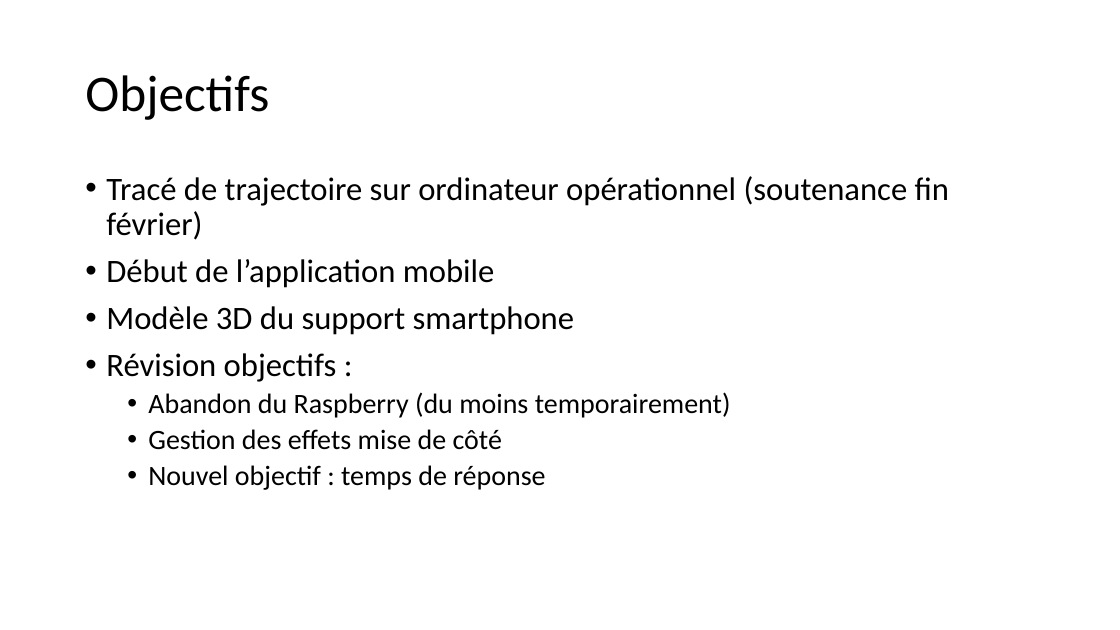
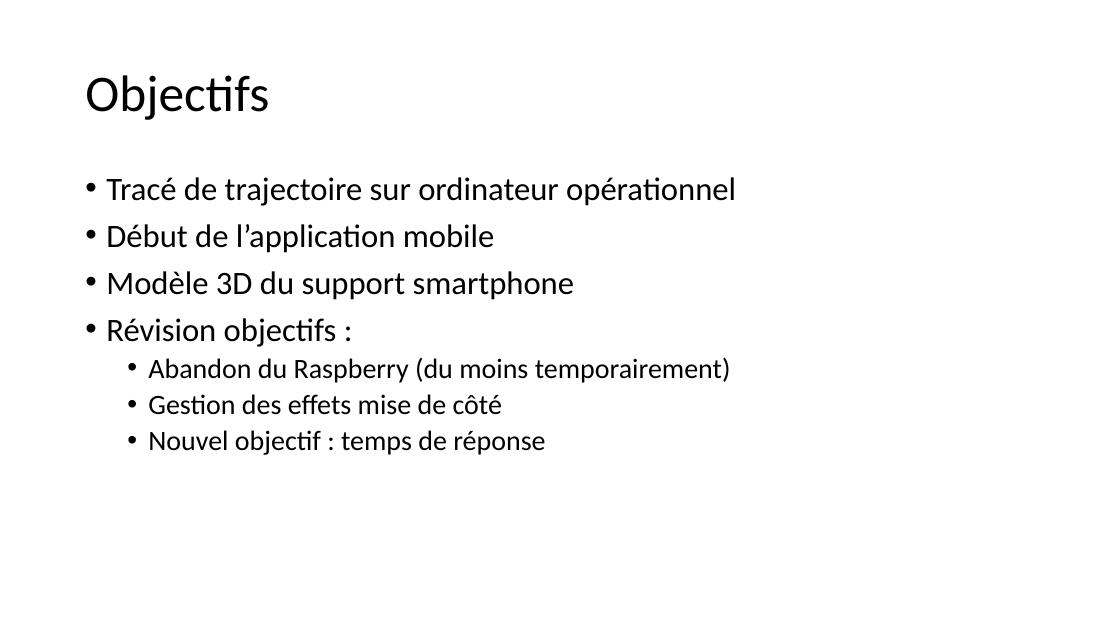
Before and after one commit to Bugro/CUBI, a slide deck: slide 10 of Com/COPIL.pptx (slide 6 before the commit). Drawn at 1120x630 pixels with LibreOffice and Linux fonts; fonts in the diff are those of the drawing; background and template pictures are left out. Boxes give left, top, right and bottom in pixels: in the first picture for what was removed or moved away, otherwise in the second. Text is boxed around its words. In the diff, an @@ line names an element or a change of style, - is before the commit and + after.

```diff
--- a/Com/COPIL.pptx
+++ b/Com/COPIL.pptx
@@ text at (x1=106, y1=177, x2=736, y2=206): text changed @@
-• Tracé de trajectoire sur ordinateur opérationnel (soutenance fin février)
+• Tracé de trajectoire sur ordinateur opérationnel
```
Also in this commit, not shown: 4 slides added, 5 other files.
